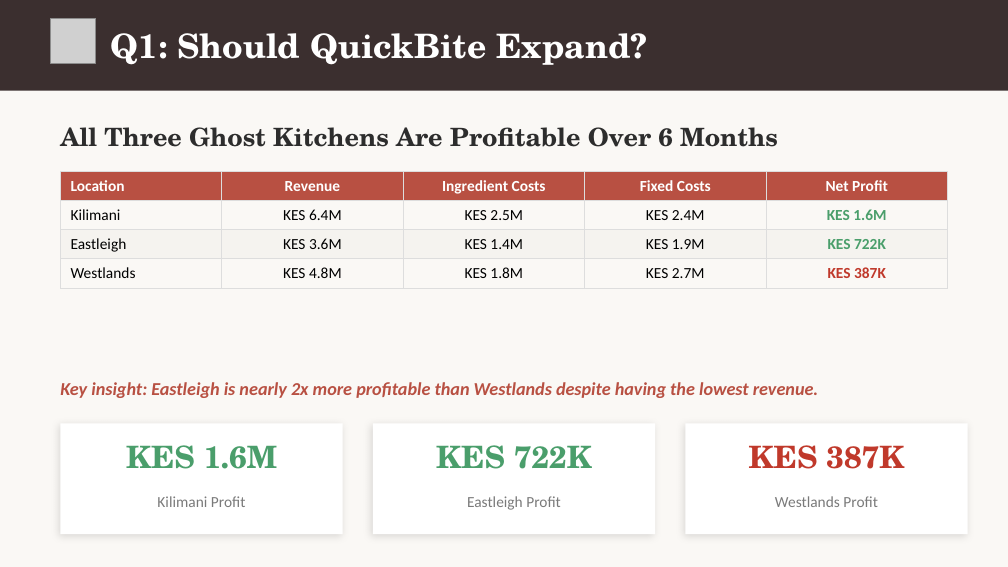
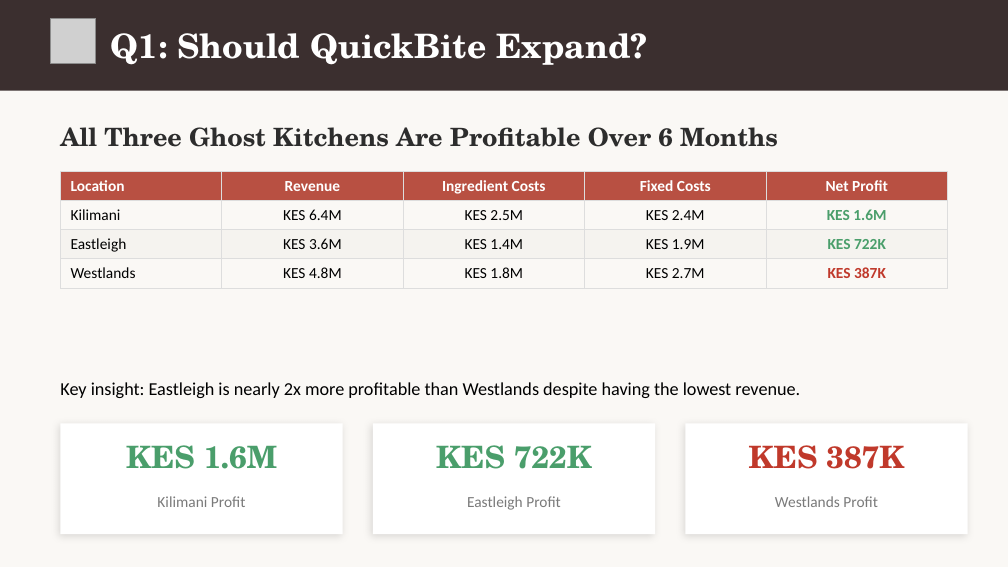
Before and after one commit to Diana-Injelwa/Quickbites-Case-Study, a slide deck: slide 3 of Quickbites Analysis.pptx. Drawn at 1008x567 pixels with LibreOffice and Linux fonts; fonts in the diff are those of the drawing; grey boxes stand for pictures. Boxes give left, top, right and bottom in pixels: in the first picture for what was removed or moved away, otherwise in the second. Text is boxed around its words. In the diff, an @@ line names an element or a change of style, - is before the commit and + after.

```diff
--- a/Quickbites Analysis.pptx
+++ b/Quickbites Analysis.pptx
@@ text "Key insight: Eastleigh is nearly ..." at [60, 382, 800, 398]: text colour #B85042 to #000000, bold off, italic off @@
```
Also in this commit, not shown: 7 other slides changed, 1 slide removed, 1 other file.
